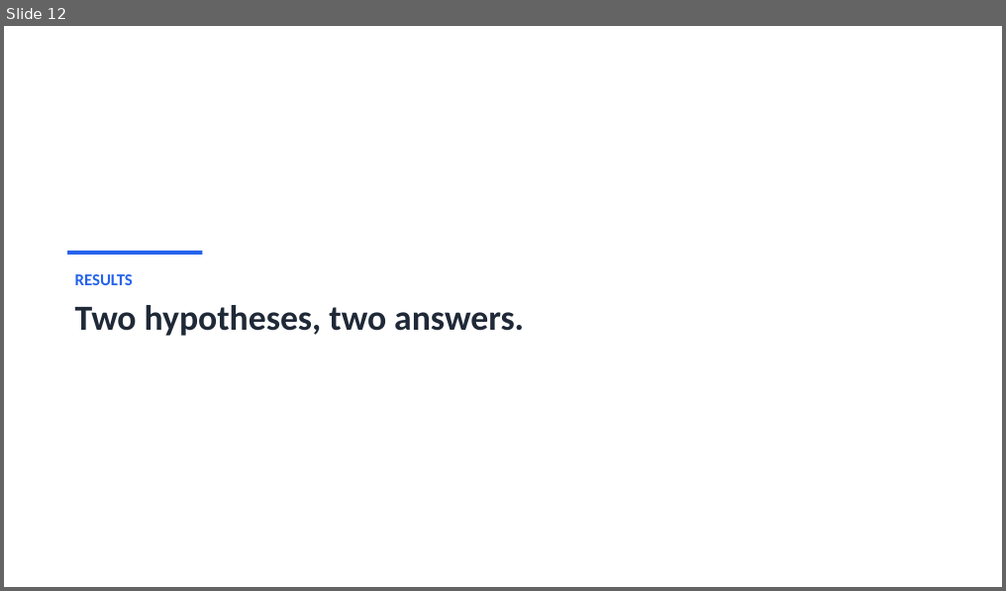
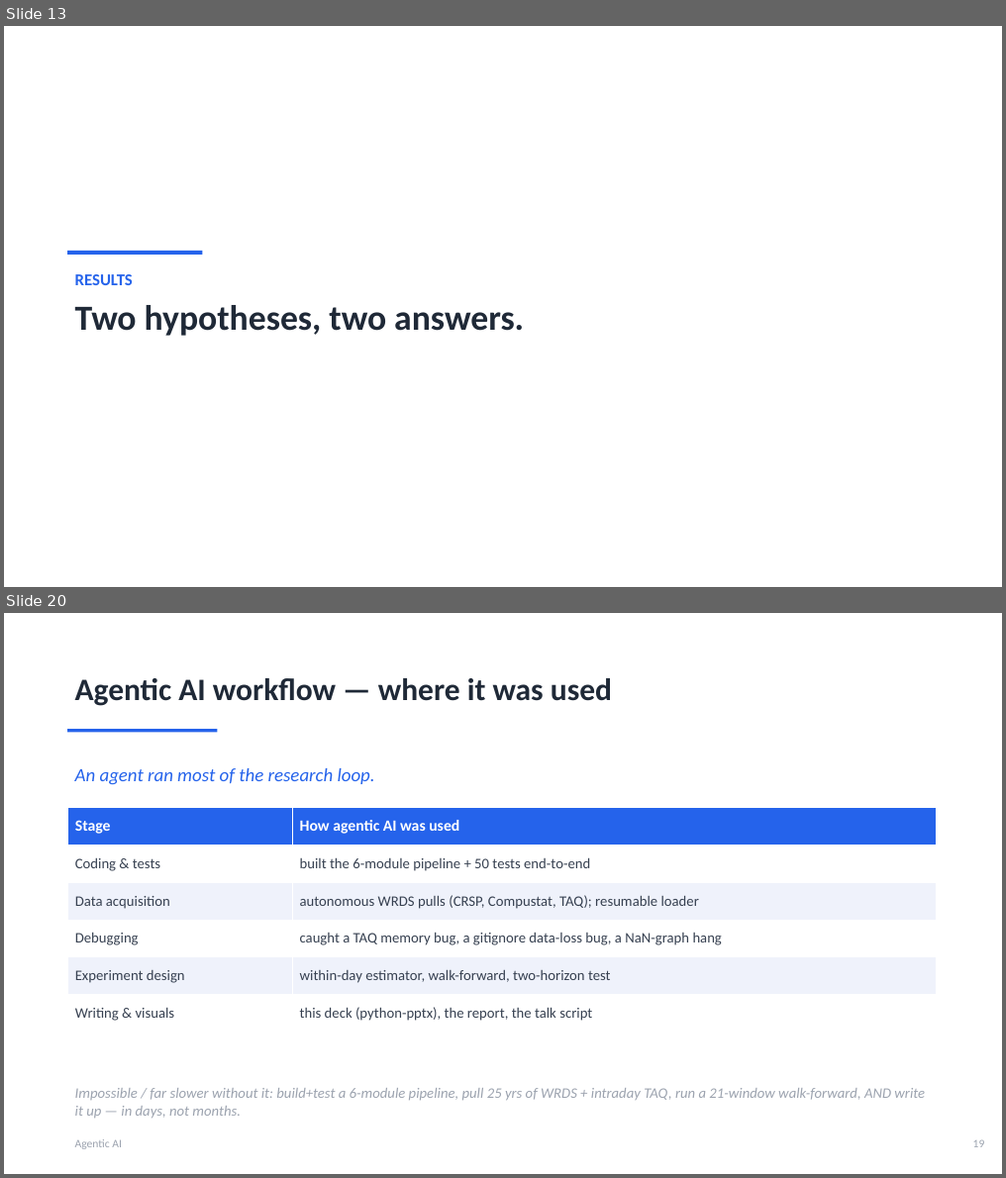
Before and after one commit to ivan-sit/Curvature-Lead-Lag-Model, a slide deck: slides/Ricci_Curvature_LeadLag.pptx. Shown one above the other, each under a label of ours: slide 12 before the commit, slides 13 and 20 after it; the slides between them are not shown. The pictures are 1006x591 and 1006x1178 pixels, drawn with LibreOffice and Linux fonts; fonts in the diff are those of the drawing. Boxes give left, top, right and bottom in pixels: in the first picture for what was removed or moved away, otherwise in the second. Text is boxed around its words. In the diff, an @@ line names an element or a change of style, - is before the commit and + after.

```diff
--- a/slides/Ricci_Curvature_LeadLag.pptx
+++ b/slides/Ricci_Curvature_LeadLag.pptx
@@ slide 20 added at (x1=4, y1=613, x2=1002, y2=1174), background #FFFFFF @@
@@ text added at (x1=75, y1=678, x2=612, y2=706), 30 pt, text #1F2937, bold @@
+Agentic AI workflow — where it was used
@@ rectangle added at (x1=67, y1=729, x2=218, y2=732), fill #2563EB @@
@@ text added at (x1=75, y1=768, x2=375, y2=785), 18 pt, text #2563EB, italic @@
+An agent ran most of the research loop.
@@ table added at (x1=67, y1=808, x2=936, y2=1032), 6 rows, 2 columns @@
+Stage | How agentic AI was used
+Coding & tests | built the 6-module pipeline + 50 tests end-to-end
+Data acquisition | autonomous WRDS pulls (CRSP, Compustat, TAQ); resumable loader
+Debugging | caught a TAQ memory bug, a gitignore data-loss bug, a NaN-graph hang
+Experiment design | within-day estimator, walk-forward, two-horizon test
+Writing & visuals | this deck (python-pptx), the report, the talk script
@@ text added at (x1=75, y1=1088, x2=925, y2=1118), 14 pt, text #9CA3AF, italic @@
+Impossible / far slower without it: build+test a 6-module pipeline, pull 25 yrs of WRDS + intraday TAQ, run a 21-window walk-forward, AND write it up — in days, not months.
@@ text added at (x1=75, y1=1140, x2=122, y2=1150), 11 pt, text #9CA3AF @@
+Agentic AI
@@ text added at (x1=973, y1=1140, x2=985, y2=1148), 11 pt, text #9CA3AF @@
+19
@@ what was slide 12 is now slide 13 @@
```
Also in this commit, not shown: 13 slides changed, 5 other slides added, 1 other file.
